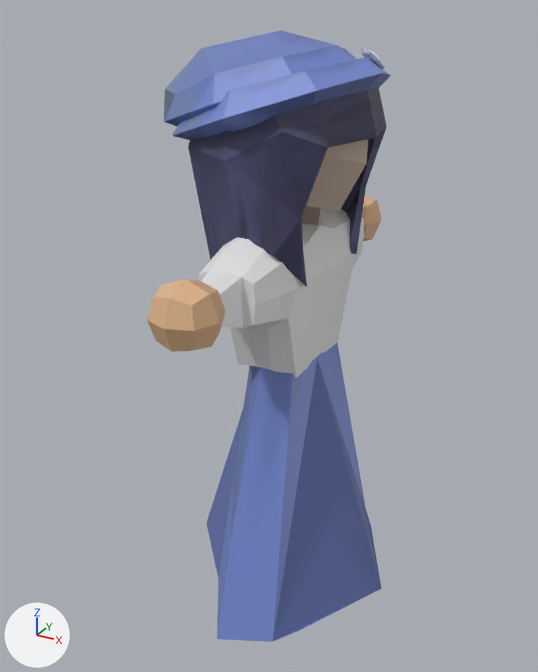
The glTF model assets/models/Player.glb, before and after one commit.
Before and after are seen from a camera (50 mm lens) standing at (6.94, -13.56, 7.23) and looking at (-0.42, -0.2, 0.54). Every picture has the same lights, and +X, +Y and +Z are marked at lower left. Where no turn or scale is listed for an object, it has been applied to the vertices. Vertices at the same position are counted once.

The first picture shows 'Cube', 'Cube.002', 'Cube.003', 'beanie2', 'hair', 'head'.
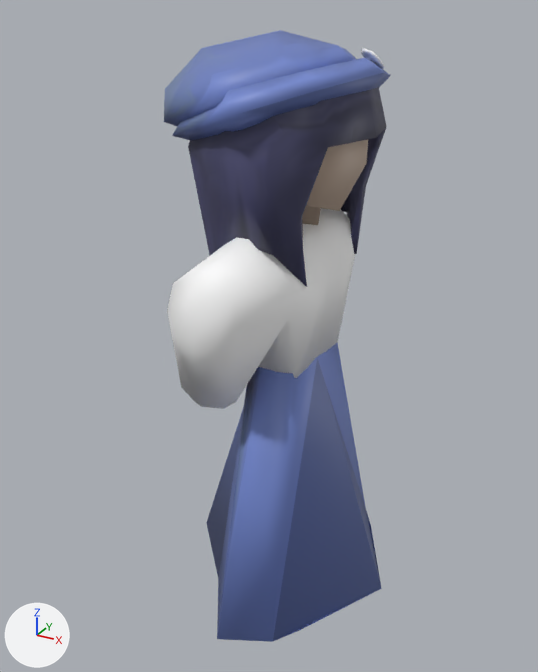
Pixel boxes (x1, y1, x2, y2) of what changed, in the pictures (538 x 672 px; the box of a moved part takes in the faces that stretch with it):
'Cube.002', shading changed: (206, 343, 382, 642) in both
'Cube', reshaped (14% wider, 18% taller): before (199, 208, 364, 378); after (167, 208, 355, 409)
'Cube.003', reshaped, moved (not visible afterwards): before (147, 195, 381, 352)
part 2 of me_cube_008, moved or reshaped (not visible afterwards): before (147, 279, 226, 352)
part 3 of me_cube_008, moved or reshaped (not visible afterwards): before (362, 195, 381, 241)
part 4 of me_cube_003, shading changed: (172, 90, 230, 136) in both
part 5 of me_cube_006, cut back: before (199, 209, 364, 329); after (167, 237, 297, 409)
part 6 of me_cube_006, recoloured: before (230, 208, 355, 378); after (258, 208, 355, 378)

The change, as a list of edits to the scene's bpy script:
```text
Add mat_material:
    mat_material = principled_material('Material')
    mat_material.base_color = (1.0, 1.0, 1.0)  # white #ffffff
Change me_cube_007:
    where me_cube_007.from_pydata(...)  # 26 vertices, 48 faces; spans x -2.4..2.61, y -3.24..3.24, z -5.61..0.24
    used by ob_cube_002; location = (-0.05, 0.0, 0.08)
    me_cube_007 part 1: its shading normals changed
Change me_cube_008:
    where me_cube_008.from_pydata(...)  # 52 vertices, 96 faces; spans x -0.67..0.67, y -0.67..8.17, z -0.67..0.67
    used by ob_cube_003; location = (-0.05, -3.8, 2.38)
    me_cube_008 part 2: the loose piece of 26 vertices spanning x -0.67..0.67, y -0.67..0.67, z -0.67..0.67 is moved by (-0.97, 1.38, -2.4)
    me_cube_008 part 3: the loose piece of 26 vertices spanning x -0.67..0.67, y 6.83..8.17, z -0.67..0.67 is moved by (-0.95, -3.52, -2.36)
Change me_cube_003:
    where me_cube_003.from_pydata(...)  # 53 vertices, 98 faces; spans x -2.48..2.41, y -2.25..2.25, z -1.02..1.06
    used by ob_beanie2; location = (-0.58, 0.0, 5.79)
    me_cube_003 part 4: all faces are now shaded smooth (4 of 98 changed)
Change me_cube_006:
    used by ob_cube; location = (0.0, 0.0, 2.3)
    remove me_cube_006.from_pydata(...)  # 128 vertices, 252 faces; spans x -0.92..0.92, y -3.4..3.4, z -2.17..1.03
    add me_cube_006.from_pydata(...)  # 90 vertices, 176 faces; spans x -1.66..1.12, y -2.84..2.84, z -2.84..1.03
    me_cube_006 part 5
    68 vertices are removed from x -0.8..0.8, y -3.4..3.4, z -0.82..0.82
    159 faces are deleted
    4 vertices move from x -0.8..0.92, y -0.56..2.6, z 0.0 to x -1.38..1.12, y -0.56..2.74, z -0.86..0.0
    30 vertices are added at x -1.66..0.22, y -2.84..2.84, z -2.84..0.33
    83 new faces join them
    me_cube_006 part 6: 93 faces spanning x -1.38..1.12, y -1.73..2.59, z -2.17..1.03 switch from no material to mat_material (white #ffffff)
    me_cube_006 part 7: the surface is now shaded smooth
Change ob_cube_003:
    ob_cube_003.location: (-0.05, -3.8, 2.38) -> (-0.05, -2.68, 2.38)
```
